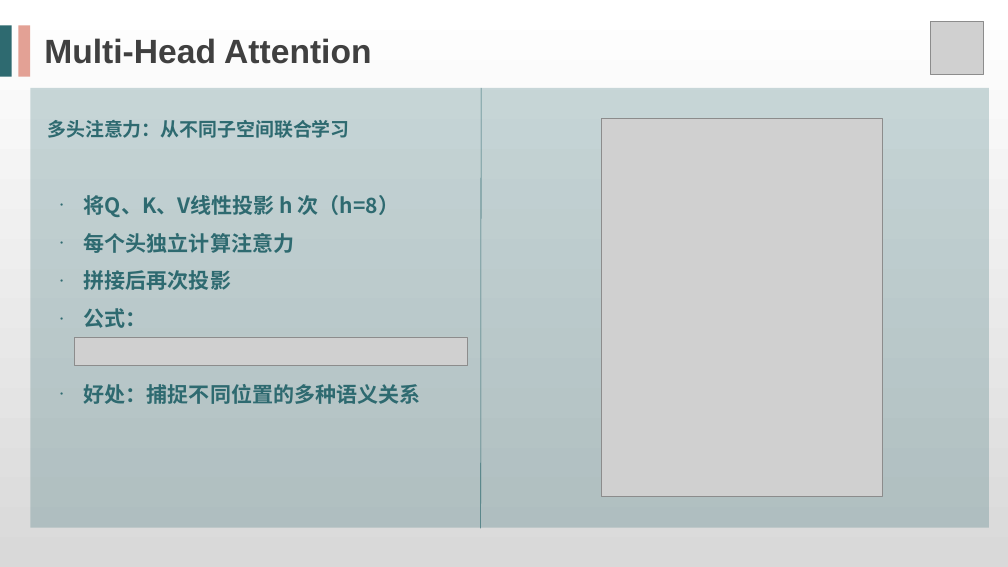
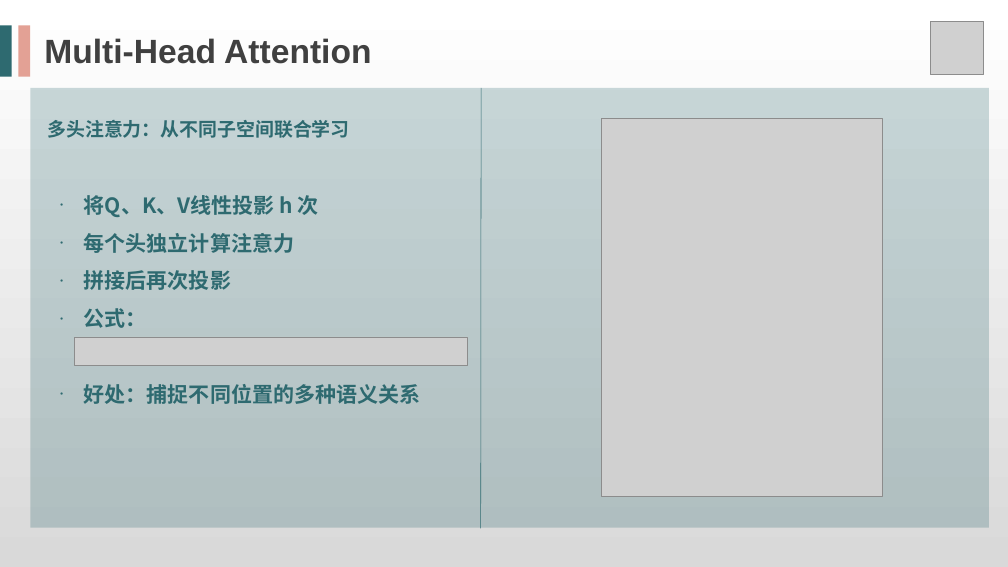
Before and after one commit to GuoDragon/DeepLearning_Transformer, a slide deck: slide 10 of PPT/Transformer_Project_PPT.pptx. Drawn at 1008x567 pixels with LibreOffice and Linux fonts; fonts in the diff are those of the drawing; grey boxes stand for pictures. Boxes give left, top, right and bottom in pixels: in the first picture for what was removed or moved away, otherwise in the second. Text is boxed around its words. In the diff, an @@ line names an element or a change of style, - is before the commit and + after.

```diff
--- a/PPT/Transformer_Project_PPT.pptx
+++ b/PPT/Transformer_Project_PPT.pptx
@@ text at bbox=[84, 195, 319, 217]: text changed @@
-● 将Q、K、V线性投影 h 次（h=8）
+● 将Q、K、V线性投影 h 次
```
Also in this commit, not shown: 3 other slides changed, 1 other file.
